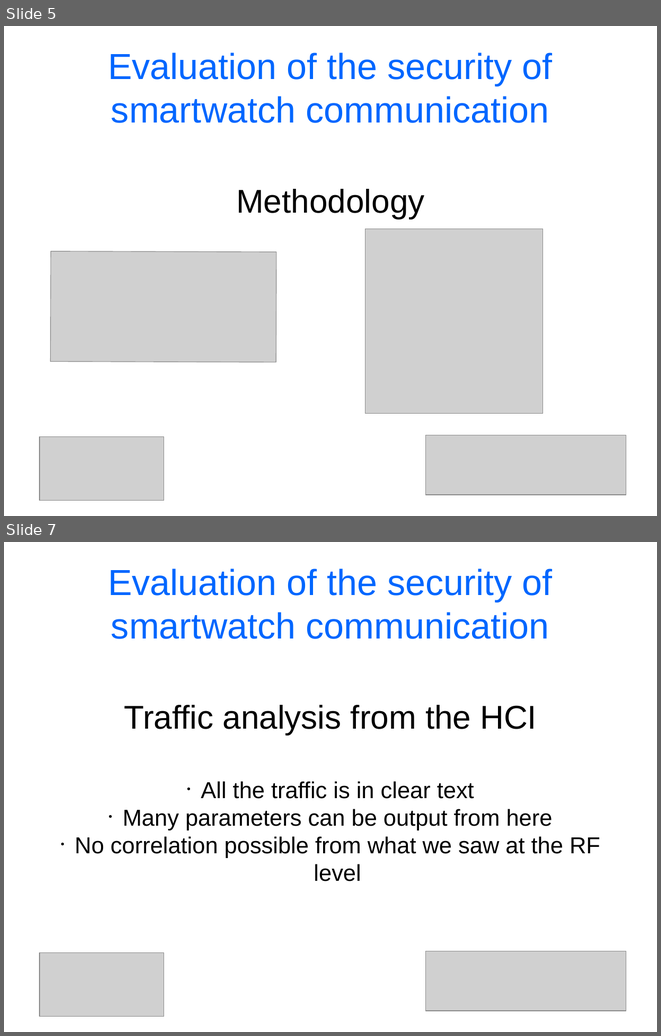
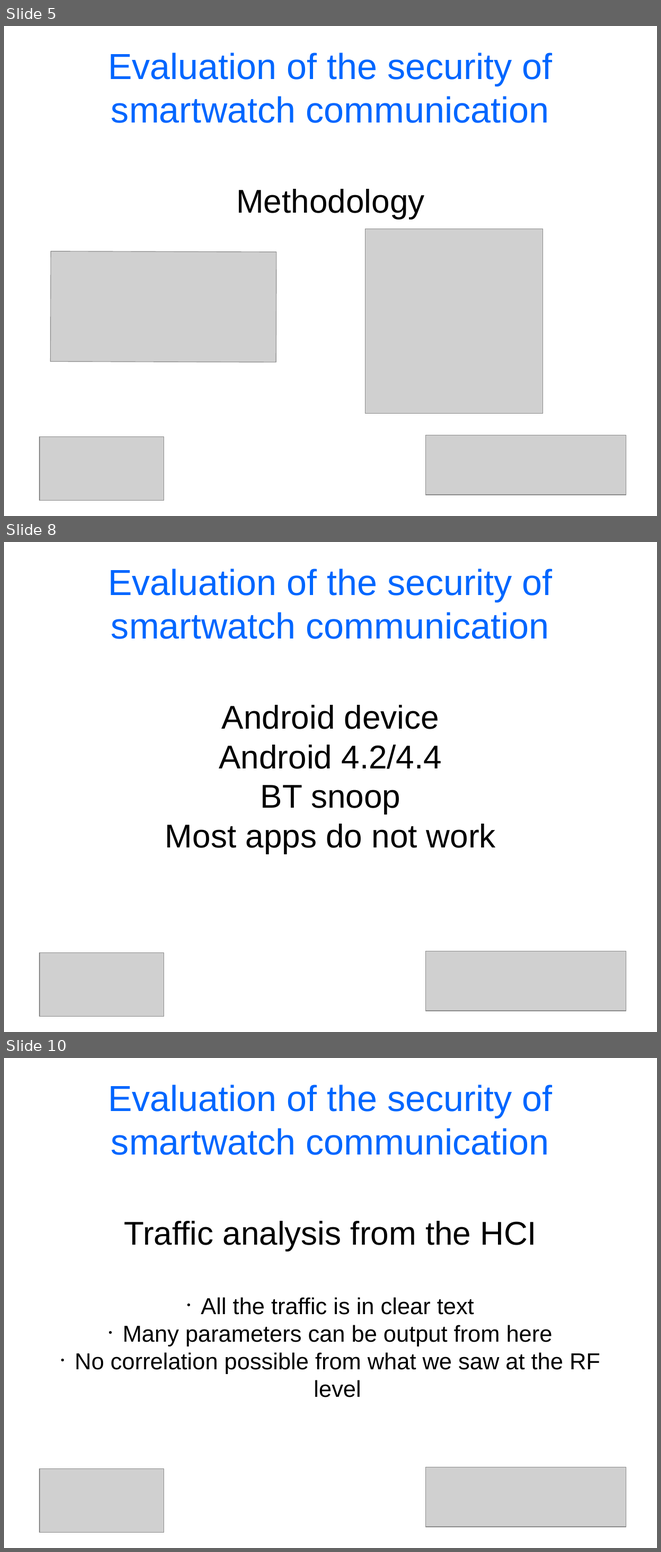
Before and after one commit to cheeseit/smartwatchers_report, a slide deck: presentation.odp. Shown one above the other, each under a label of ours: slides 5 and 7 before the commit, slides 5, 8 and 10 after it; the slides between them are not shown. The pictures are 661x1036 and 661x1552 pixels, drawn with LibreOffice and Linux fonts; fonts in the diff are those of the drawing; grey boxes stand for pictures. Boxes give left, top, right and bottom in pixels: in the first picture for what was removed or moved away, otherwise in the second. Text is boxed around its words. In the diff, an @@ line names an element or a change of style, - is before the commit and + after.

```diff
--- a/presentation.odp
+++ b/presentation.odp
@@ slide 8 added at (x1=4, y1=542, x2=657, y2=1032), background #FFFFFF @@
@@ title added at (x1=108, y1=568, x2=552, y2=639), 44 pt, text #0066FF @@
+Evaluation of the security of smartwatch communication
@@ subtitle added at (x1=165, y1=705, x2=496, y2=853), 40 pt, text #000000 @@
+Android device
+Android 4.2/4.4
+BT snoop
+Most apps do not work
@@ picture added at (x1=40, y1=953, x2=164, y2=1016) @@
@@ picture added at (x1=426, y1=951, x2=626, y2=1011) @@
@@ what was slide 7 is now slide 10 @@
```
Also in this commit, not shown: 1 slide changed, 2 other slides added.
